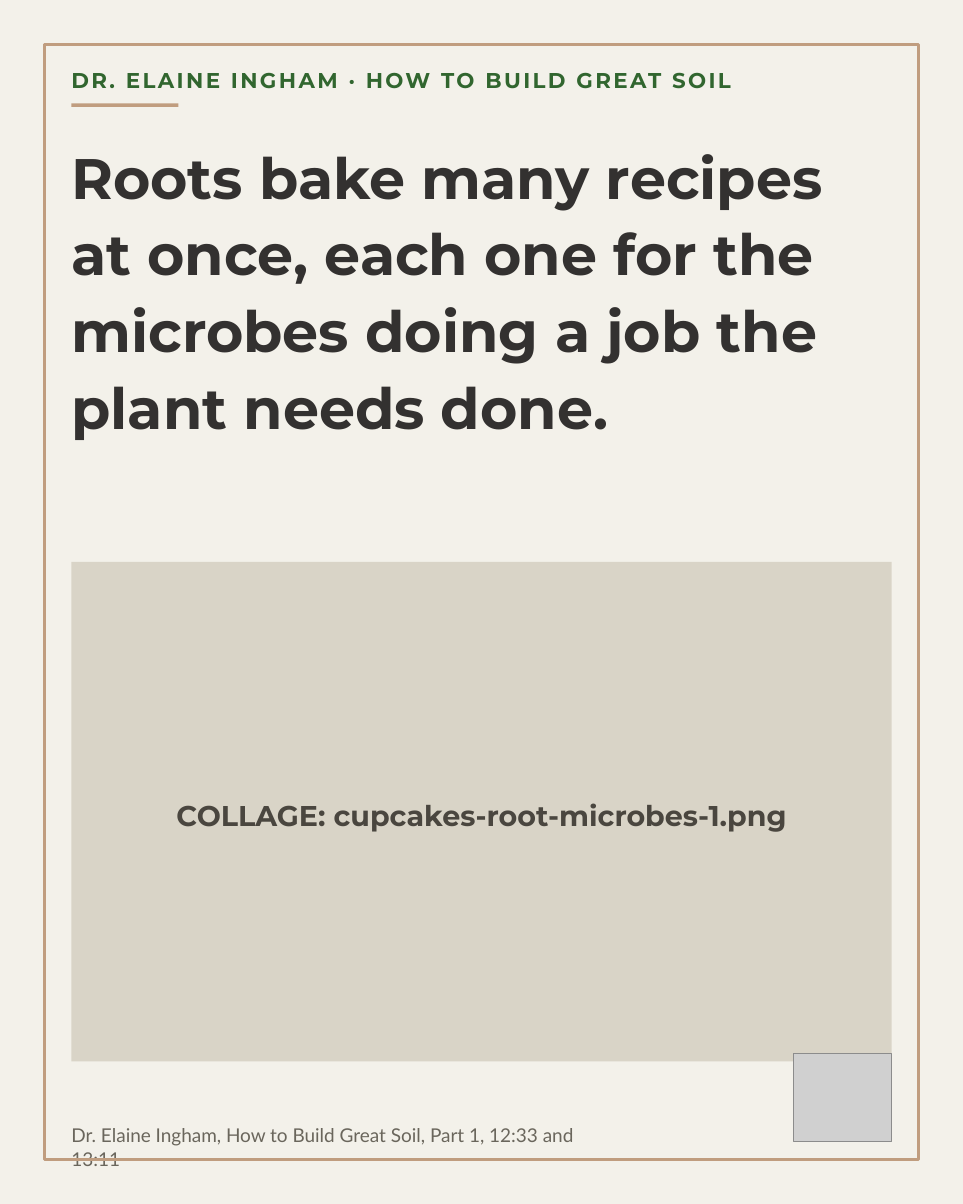
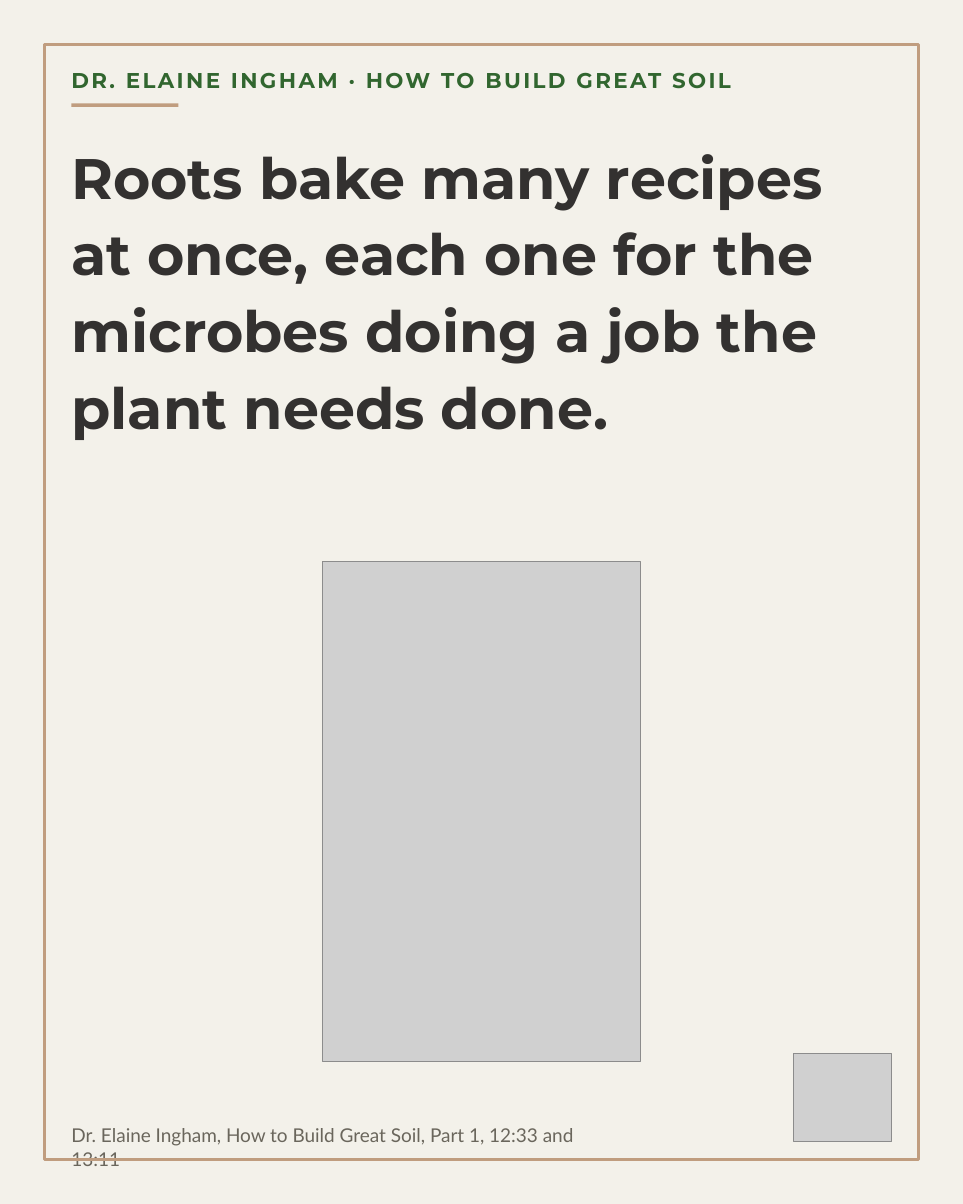
Before and after one commit to linneamoritznyc/SFW-SocialMedia, a slide deck: slide 6 of templates/posts/november/18-11-2026-wed-ig-bake-an-exudate.pptx. Drawn at 963x1204 pixels with LibreOffice and Linux fonts; fonts in the diff are those of the drawing; grey boxes stand for pictures. Boxes give left, top, right and bottom in pixels: in the first picture for what was removed or moved away, otherwise in the second. Text is boxed around its words. In the diff, an @@ line names an element or a change of style, - is before the commit and + after.

```diff
--- a/templates/posts/november/18-11-2026-wed-ig-bake-an-exudate.pptx
+++ b/templates/posts/november/18-11-2026-wed-ig-bake-an-exudate.pptx
@@ rectangle removed at bbox=[71, 562, 891, 1061] @@
@@ picture added at bbox=[323, 562, 641, 1061] @@
@@ text removed at bbox=[176, 803, 787, 832] @@
-COLLAGE: cupcakes-root-microbes-1.png
```
Also in this commit, not shown: 4 other slides changed, 57 other files.
